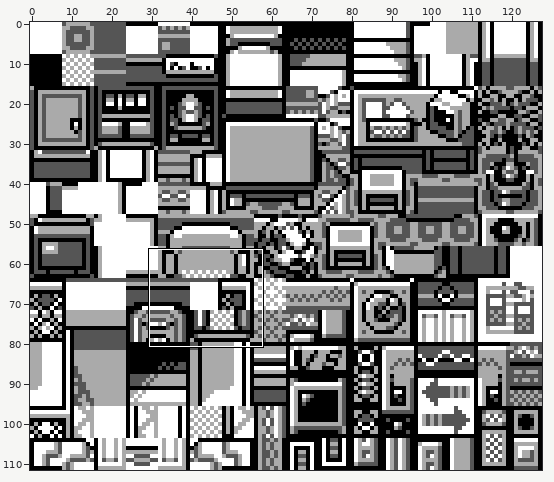
Edited in one commit: sprite sheet (gfx/tilesets/mansion.png). Above, an overview of the earlier version with the close-up marked.
Close-up. First the earlier version:
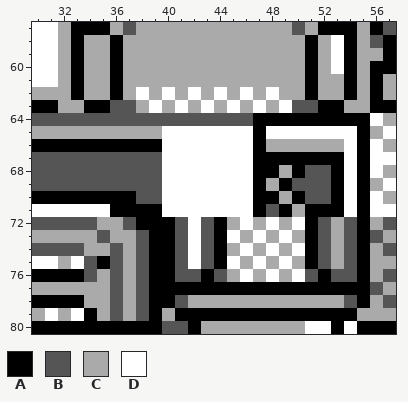
The file is 128x112 pixels. Shown: x 30..57, y 57..80.
Palette (. is transparent): A #000000  B #555555  C #aaaaaa  D #ffffff
Pixels before, first column x 30:
57 DDCAAACBCCCCCCCCCCCCBCAAACAB
58 DDCACCACCCCCCCCCCCCCCACDACBA
59 DDCACCACCCCCCCCCCCCCCACDACCA
60 DDCACCACCCCCCCCCCCCCCACDACAA
61 DDCACCACCCCCCCCCCCCCCACCACAC
62 CCCACCACDCDCDCDCDCDCCACCACAC
63 AACCAABBCDCDCDCDCDCDBBAACCAA
64 BBBBBBBBBBBBBBBBBAAAAAAAAADC
65 CCCCCCCCCCDDDDDDDADDDDDDDACD
66 AAAAAAAAAADDDDDDDACCCCCCDADC
67 BBBBBBBBBBDDDDDDDAAAAAAADADD
68 BBBBBBBBBBDDDDDDDAACABBADADC
69 BBBBBBBBBBDDDDDDDACABBBADACD
70 AAAAAAAABBDDDDDDDAACABBADADC
71 DDDDDDAAAADDDDDDDABACAAADADD
72 BBBBBCCBAAABDBACDCDCDABCBACB
73 CCCCCBCCBAABDBADCDCDCABCBABC
74 BBBBCCBCBAABDBACDCDCDABCBACB
75 DDCDBABCBAABDBADCDCDCABCBACC
76 AAAABCBCBAABBABCDCDCDBABBACB
77 CCCCCCBCBAAAAAAAAAAAAAAAAABC
78 AAAACCBCBAABCCCCCCCCCCCCBACB
79 CDCDACBCBACAAAAAAAAAAAAAACCC
80 AAAAAAAAAABBACCCCCCCCDDADAAA
Once edited:
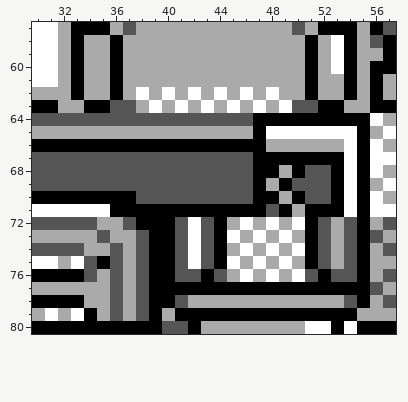
Edits made:
y 65: x 40..46 DDDDDDD -> CCCCCCC
y 66: x 40..46 DDDDDDD -> AAAAAAA
y 67..70: x 40..46 DDDDDDD -> BBBBBBB
y 71: x 40..46 DDDDDDD -> AAAAAAA
Pixel boxes of the changes (left, top, right, bottom) in both close-ups:
changed: (162, 126, 253, 217)
